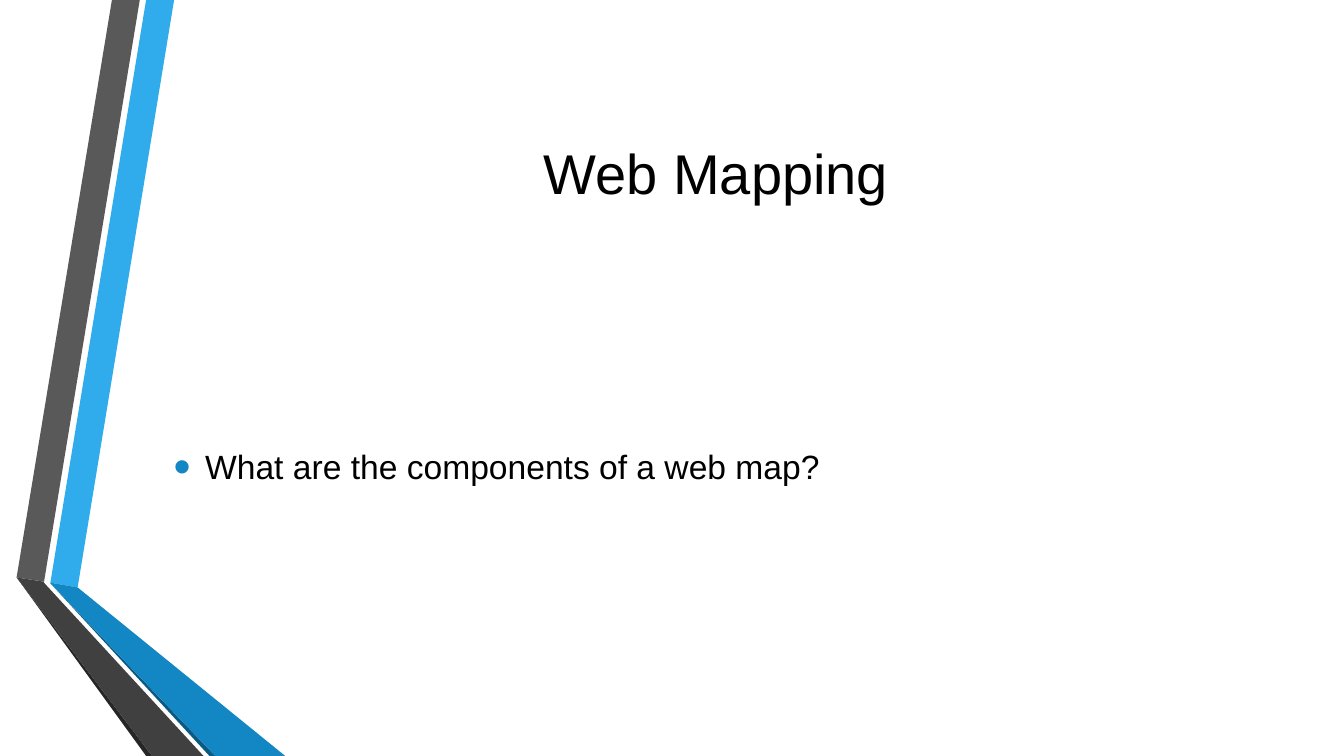
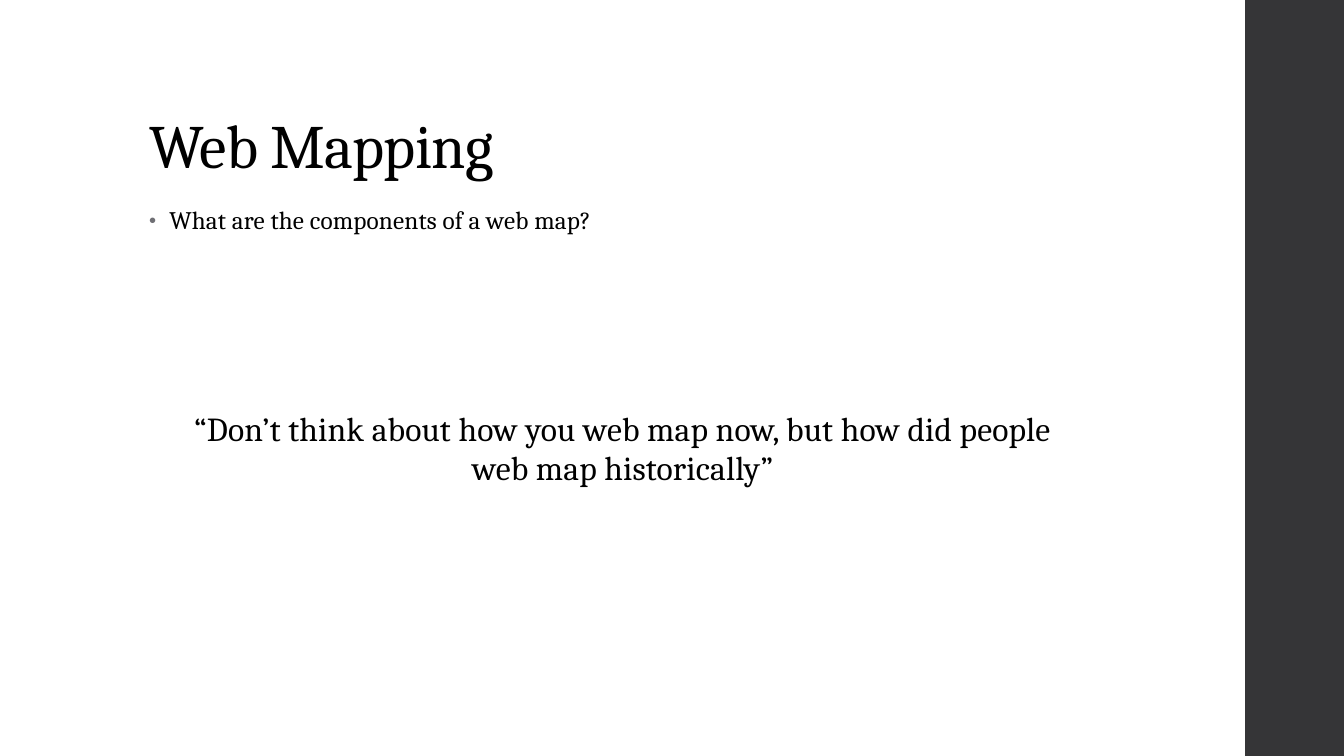
Before and after one commit to MGIS-UMN/GIS5577_week10, a slide deck: slide 2 of WebMapping_Backend.odp. Drawn at 1344x756 pixels with LibreOffice and Linux fonts; fonts in the diff are those of the drawing; background and template pictures are left out. Boxes give left, top, right and bottom in pixels: in the first picture for what was removed or moved away, otherwise in the second. Text is boxed around its words. In the diff, an @@ line names an element or a change of style, - is before the commit and + after.

```diff
--- a/WebMapping_Backend.odp
+++ b/WebMapping_Backend.odp
@@ freeform shape added at <box>1245,0,1344,756</box>, fill #353537 @@
@@ title "Web Mapping": place and size @@
-title "Web Mapping" at <box>544,153,888,204</box>
+title "Web Mapping" at <box>149,125,493,181</box>
@@ title "Web Mapping" at <box>149,125,493,181</box>: size 40 to 44 pt, font Arial to Cambria, letter spacing 0 to -0.5 pt; alignment centre to left; line spacing 1 to 0.9; vertical alignment middle to bottom @@
@@ text "What are the components of ...": place and size @@
-text "What are the components of ..." at <box>205,454,819,486</box>
+text "What are the components of ..." at <box>169,211,1050,488</box>
@@ text "What are the components of ..." at <box>169,211,1050,488</box>: vertical alignment middle to top @@
@@ text at <box>169,211,590,235</box>: size 24 to 18 pt, font Arial to Cambria, letter spacing 0 to 0.1 pt in "What are the components of a web ..."; indent changed; line spacing 1 to 0.95; more space between paragraphs; bullet colour #1287C3 to #6F6F74 @@
@@ text at <box>194,417,1050,488</box>: paragraph added @@
+“Don’t think about how you web map now, but how did people web map historically”
@@ group removed at <box>16,0,285,756</box>: 6 freeform shapes @@
```
Also in this commit, not shown: 6 other slides changed, 14 slides added, 6 slides removed.
